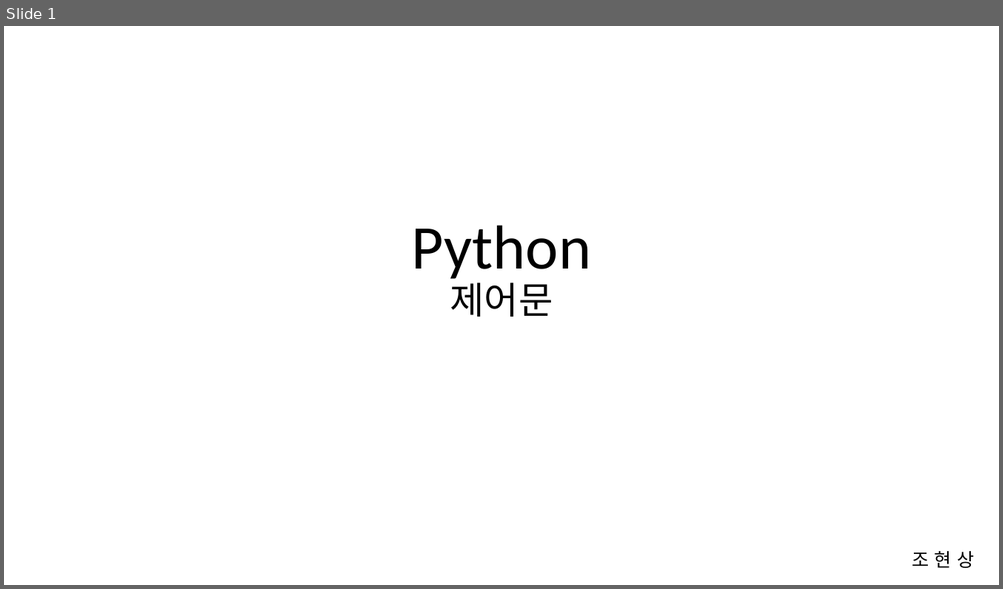
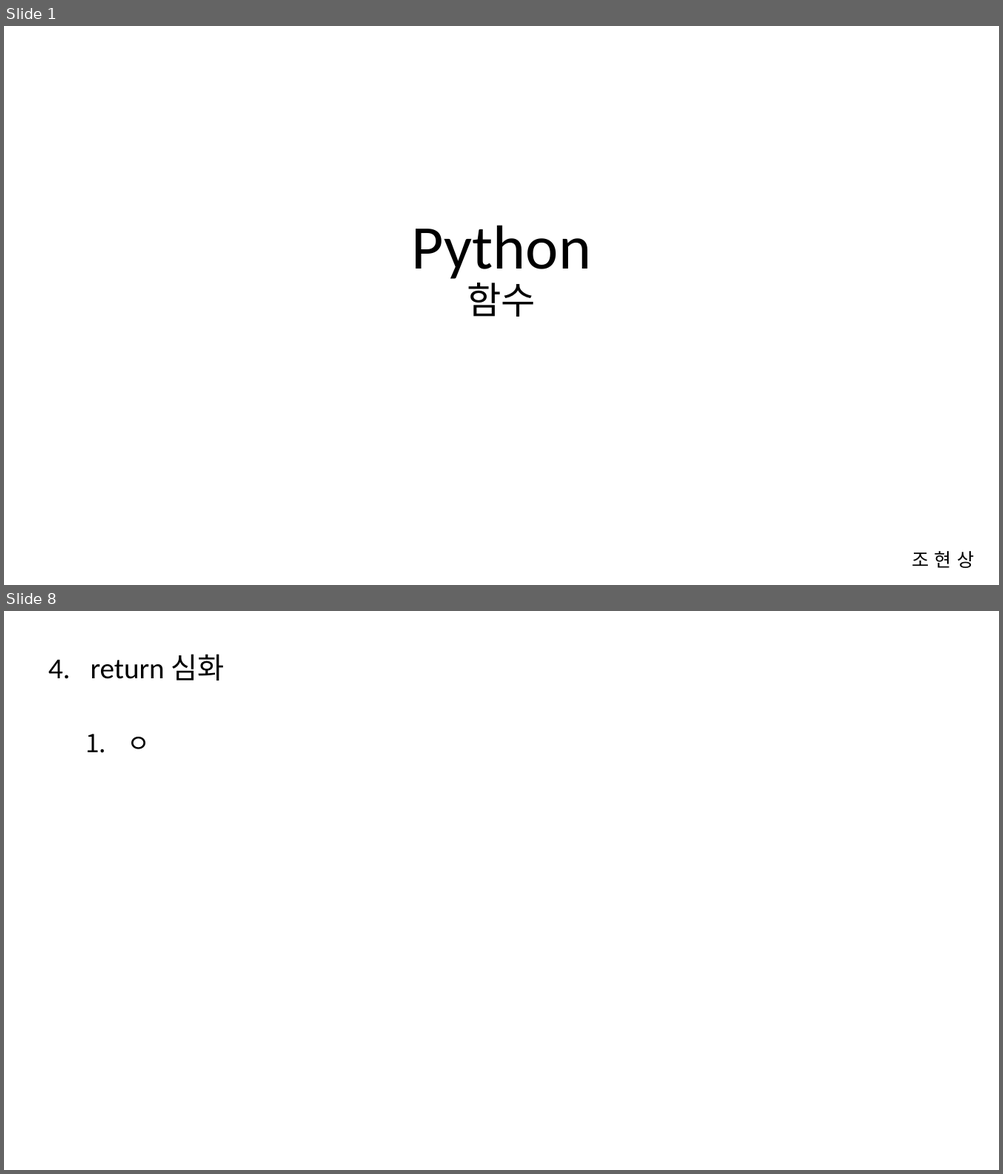
Before and after one commit to Cho-Hyeon-Sang/python, a slide deck: 3_Function/python_함수.pptx. Shown one above the other, each under a label of ours: slide 1 before the commit, slides 1 and 8 after it; the slides between them are not shown. The pictures are 1003x589 and 1003x1174 pixels, drawn with LibreOffice and Linux fonts; fonts in the diff are those of the drawing. Boxes give left, top, right and bottom in pixels: in the first picture for what was removed or moved away, otherwise in the second. Text is boxed around its words. In the diff, an @@ line names an element or a change of style, - is before the commit and + after.

Commit message:
Feat : 함수 ppt 추가

```diff
--- a/3_Function/python_함수.pptx
+++ b/3_Function/python_함수.pptx
@@ slide 8 added at [4,611,999,1170], background #FFFFFF @@
@@ text added at [91,654,225,749], 28 pt, text #000000 @@
+4. return 심화
+  1. ㅇ
@@ slide 1 changed as well @@
@@ title at [411,225,591,317]: text changed @@
-Python
-제어문
+Python
+함수
```
Also in this commit, not shown: 6 other slides added, 13 slides removed, 1 other file.
